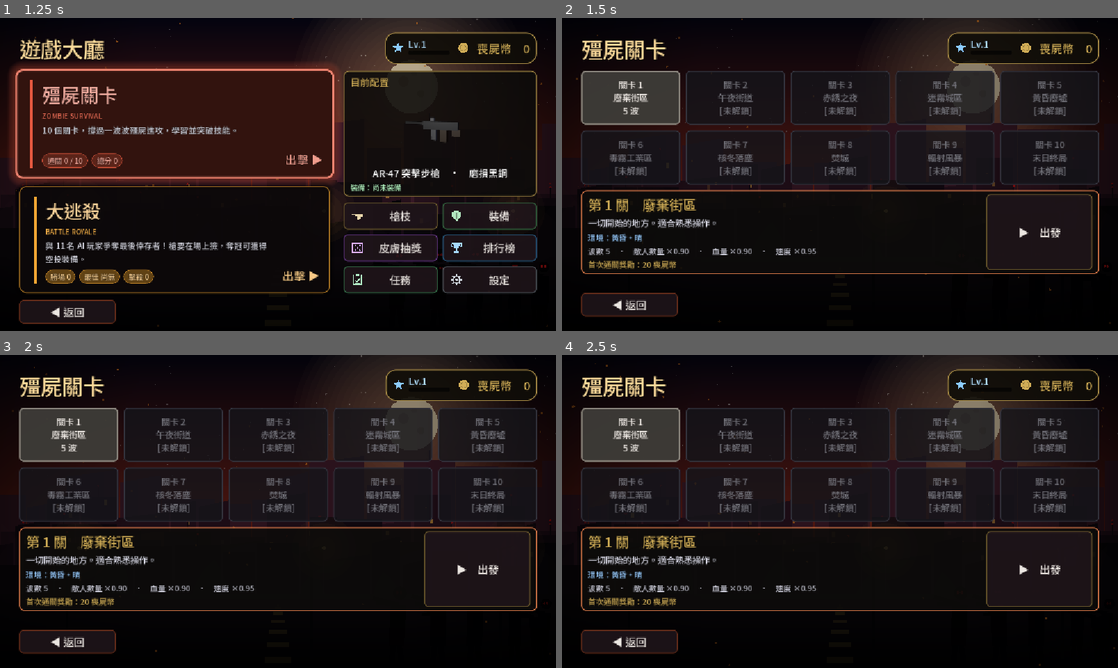
Above: before the commit, frames 1-4 (two rows, left to right).
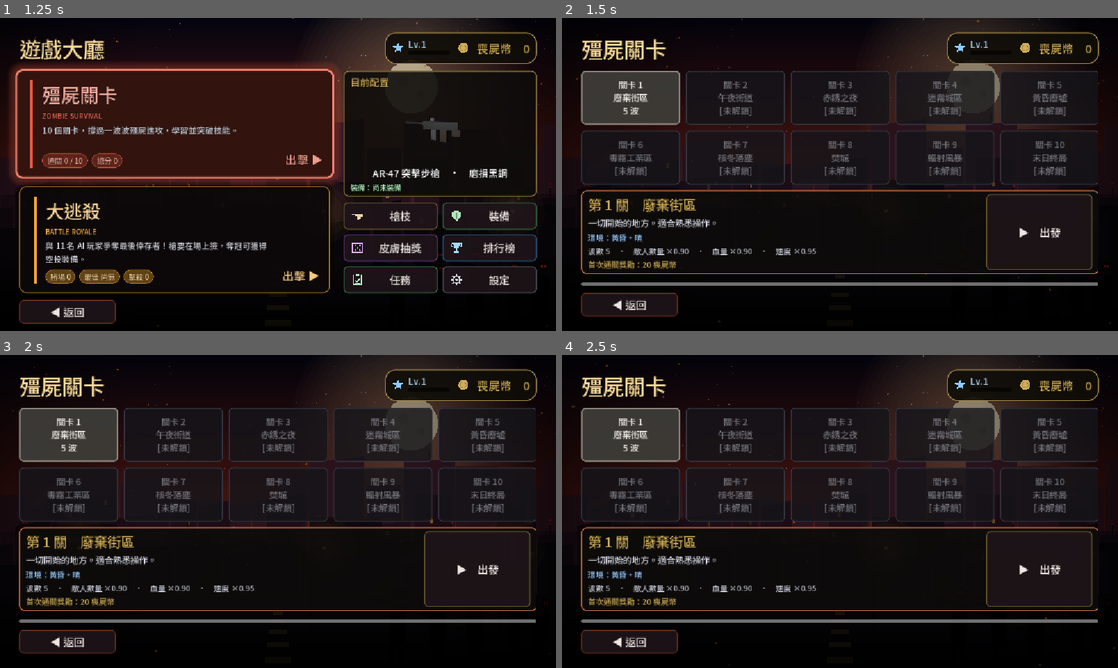
Above: after the commit, the same moments.

Repository: a201009200979603117-create/abandoned-city-fps
Game: Godot game, scene res://main.tscn
The game is run twice, just before and just after one commit, with the same random seed, the same clock (stepped at 60 frames per second) and the same inputs.
Inputs (mouse positions are in pixels of both pictures, inside the frame that each line leads up to):
- Up to frame 1 (1.25 s): click "開始遊戲" at 0.5 s
- Up to frame 2 (1.5 s): click (734, 124) at 1.27 s
- Up to frame 3 (2 s): no input
- Up to frame 4 (2.5 s): click "關卡 1 廢棄街區 5 波" at 2 s

Frame 1 is identical in both runs. In frame 2, 1.4% of the frame differs, in the area x 3-97%, y 4-86%; in frame 3, 1.4%; in frame 4, 1.4%.

Commit message:
Settings page: fit 1152-wide layout (narrower sliders, single-column key help, horizontal scroll fallback)
Co-Authored-By: Claude Sonnet 5.5 <noreply@anthropic.com>
Claude-Session: https://claude.ai/code/session_01XcoE9MueszwiMQ5Lq3UGXY

Diff:
--- /dev/null
+++ b/tests/settings_shot.gd
@@ -0,0 +1,19 @@
+extends SceneTree
+# 設定頁版面截圖：AC_SAVE=chk godot --path . --resolution 1920x1200 -s tests/settings_shot.gd
+# 輸出 settings_<寬>x<高>.png 到 T_OUT（預設 %TEMP%）
+
+func _init() -> void:
+	await process_frame
+	change_scene_to_file("res://main.tscn")
+	for i in 40:
+		await process_frame
+	var mu = root.get_node("Main/UI").menu_ui
+	mu.show_page("settings")
+	for i in 20:
+		await process_frame
+	var out := OS.get_environment("T_OUT") if OS.get_environment("T_OUT") != "" else OS.get_environment("TEMP")
+	var sz := root.get_visible_rect().size
+	var img := root.get_texture().get_image()
+	img.save_png("%s/settings_%dx%d.png" % [out, int(img.get_width()), int(img.get_height())])
+	print("[shot] viewport=", sz, " window=", root.size, " scale_mode=", root.content_scale_mode)
+	quit()
--- a/ui/menu_ui.gd
+++ b/ui/menu_ui.gd
@@ -276,7 +276,7 @@
 		# 內容超過視窗高度時可捲動
 		var scroll := ScrollContainer.new()
 		scroll.size_flags_vertical = Control.SIZE_EXPAND_FILL
-		scroll.horizontal_scroll_mode = ScrollContainer.SCROLL_MODE_DISABLED
+		scroll.horizontal_scroll_mode = ScrollContainer.SCROLL_MODE_AUTO   # 保底：內容真的太寬時可橫向捲動而不是被切掉
 		root.add_child(scroll)
 		content.size_flags_horizontal = Control.SIZE_EXPAND_FILL
 		scroll.add_child(content)
@@ -888,14 +888,14 @@
 	row.add_theme_constant_override("separation", 16)
 	parent.add_child(row)
 	var l := _label(text, 22)
-	l.custom_minimum_size = Vector2(190, 0)
+	l.custom_minimum_size = Vector2(150, 0)
 	row.add_child(l)
 	var s := HSlider.new()
 	s.min_value = min_v
 	s.max_value = max_v
 	s.step = step
 	s.value = value
-	s.custom_minimum_size = Vector2(260 if mobile else 400, 48 if mobile else 30)
+	s.custom_minimum_size = Vector2(260 if mobile else 200, 48 if mobile else 30)
 	s.size_flags_horizontal = Control.SIZE_EXPAND_FILL
 	s.size_flags_vertical = Control.SIZE_SHRINK_CENTER
 	_style_slider(s, ACCENT)
@@ -1074,7 +1074,7 @@
 	# 右欄：操作說明
 	var right := VBoxContainer.new()
 	right.add_theme_constant_override("separation", 16)
-	right.custom_minimum_size = Vector2(380 if mobile else 430, 0)
+	right.custom_minimum_size = Vector2(380 if mobile else 340, 0)
 	cols.add_child(right)
 	var help := _section(right, "操作說明", Color(0.82, 0.68, 0.34))
 	if mobile:
@@ -1094,7 +1094,7 @@
 			help.add_child(tl)
 	else:
 		var grid := GridContainer.new()
-		grid.columns = 2
+		grid.columns = 1   # 單欄：1152 寬的版面放兩欄會超出畫面右側
 		grid.add_theme_constant_override("h_separation", 22)
 		grid.add_theme_constant_override("v_separation", 9)
 		help.add_child(grid)
